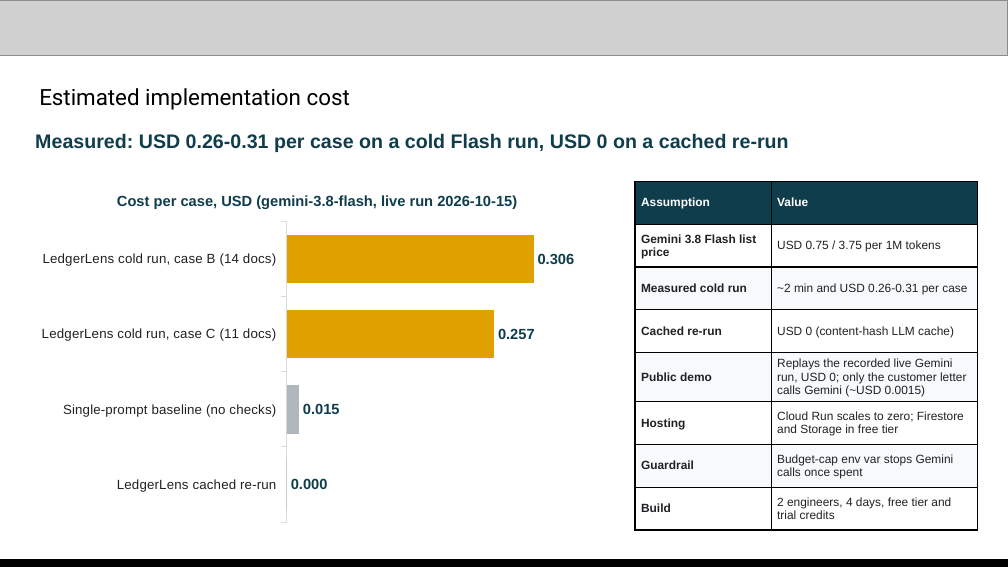
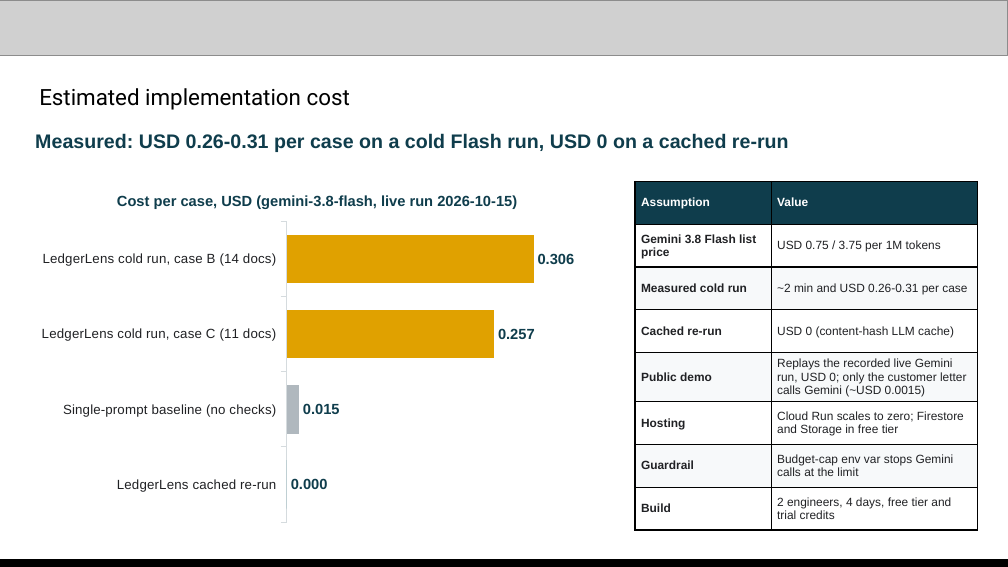
Before and after one commit to changhyeonnam/ghack, a slide deck: slide 10 of presentation/LedgerLens_AI_Builder_Cup_Submission.pptx. Drawn at 1008x567 pixels with LibreOffice and Linux fonts; fonts in the diff are those of the drawing; grey boxes stand for pictures. Boxes give left, top, right and bottom in pixels: in the first picture for what was removed or moved away, otherwise in the second. Text is boxed around its words. In the diff, an @@ line names an element or a change of style, - is before the commit and + after.

Commit message:
Copy edit README and deck text; strip image metadata; budget cap wording
- README and deck copy reads more naturally; numbers, names, URLs and code unchanged.
- Remove embedded tool metadata from screenshot and diagram images (pixels unchanged).
- Tech slide: the USD cap is shared by all instances (persisted), not per process.

```diff
--- a/presentation/LedgerLens_AI_Builder_Cup_Submission.pptx
+++ b/presentation/LedgerLens_AI_Builder_Cup_Submission.pptx
@@ table at box(635, 181, 978, 524) @@
-row 7, column 2: Budget-cap env var stops Gemini calls once spent
+row 7, column 2: Budget-cap env var stops Gemini calls at the limit
```
Also in this commit, not shown: 12 other slides changed, 15 other files.
